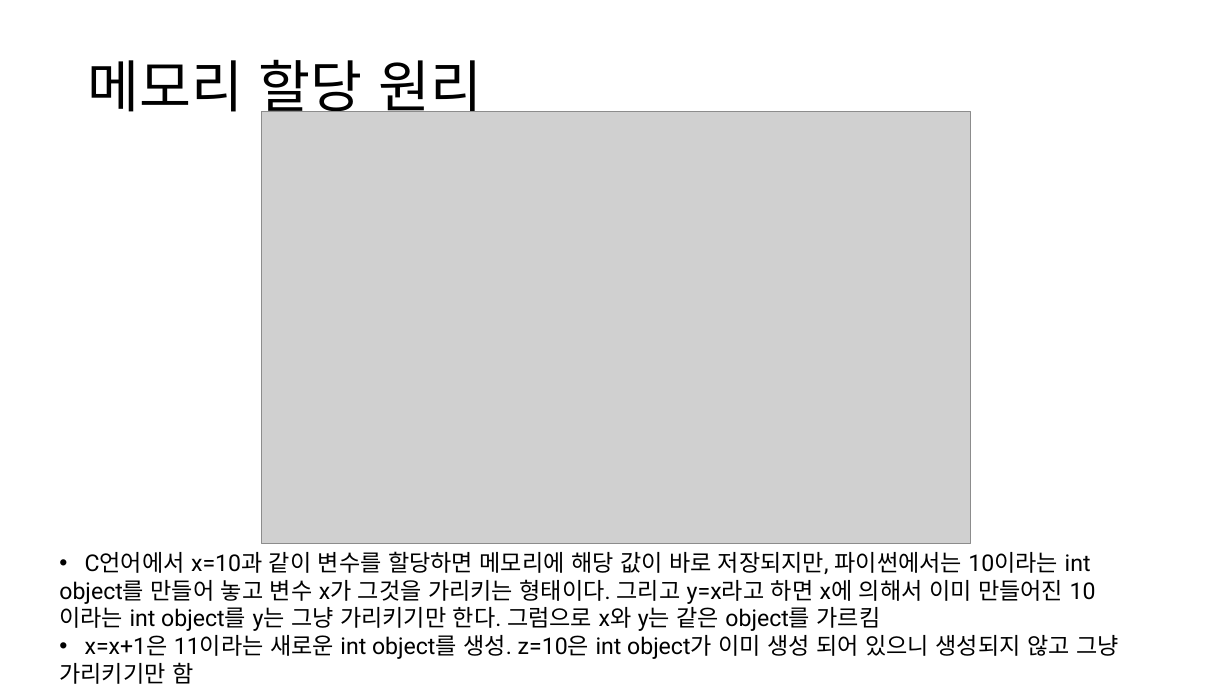
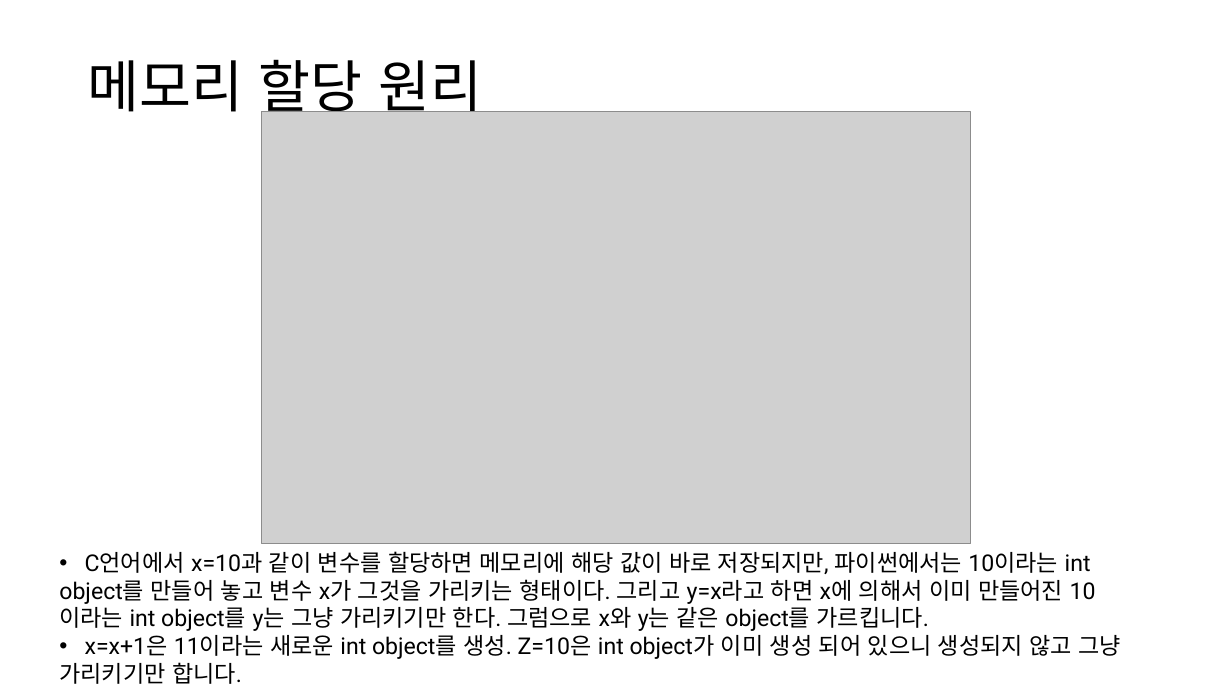
Before and after one commit to cs-study-org/cs-study, a slide deck: slide 17 of 05/beom/python_data&memory.pptx. Drawn at 1232x693 pixels with LibreOffice and Linux fonts; fonts in the diff are those of the drawing; grey boxes stand for pictures. Boxes give left, top, right and bottom in pixels: in the first picture for what was removed or moved away, otherwise in the second. Text is boxed around its words. In the diff, an @@ line names an element or a change of style, - is before the commit and + after.

```diff
--- a/05/beom/python_data&memory.pptx
+++ b/05/beom/python_data&memory.pptx
@@ text at box(59, 551, 1121, 684): text changed @@
-• C언어에서 x=10과 같이 변수를 할당하면 메모리에 해당 값이 바로 저장되지만, 파이썬에서는 10이라는 int object를 만들어 놓고 변수 x가 그것을 가리키는 형태이다. 그리고 y=x라고 하면 x에 의해서 이미 만들어진 10이라는 int object를 y는 그냥 가리키기만 한다. 그럼으로 x와 y는 같은 object를 가르킴
-• x=x+1은 11이라는 새로운 int object를 생성. z=10은 int object가 이미 생성 되어 있으니 생성되지 않고 그냥 가리키기만 함
+• C언어에서 x=10과 같이 변수를 할당하면 메모리에 해당 값이 바로 저장되지만, 파이썬에서는 10이라는 int object를 만들어 놓고 변수 x가 그것을 가리키는 형태이다. 그리고 y=x라고 하면 x에 의해서 이미 만들어진 10이라는 int object를 y는 그냥 가리키기만 한다. 그럼으로 x와 y는 같은 object를 가르킵니다.
+• x=x+1은 11이라는 새로운 int object를 생성. Z=10은 int object가 이미 생성 되어 있으니 생성되지 않고 그냥 가리키기만 합니다.
```
Also in this commit, not shown: 6 other slides changed, 2 other files.
